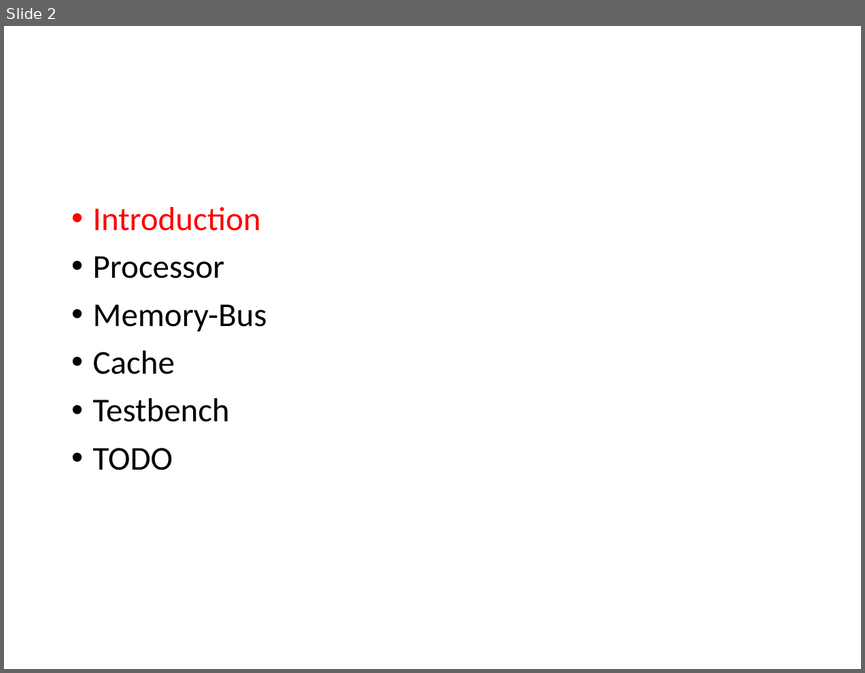
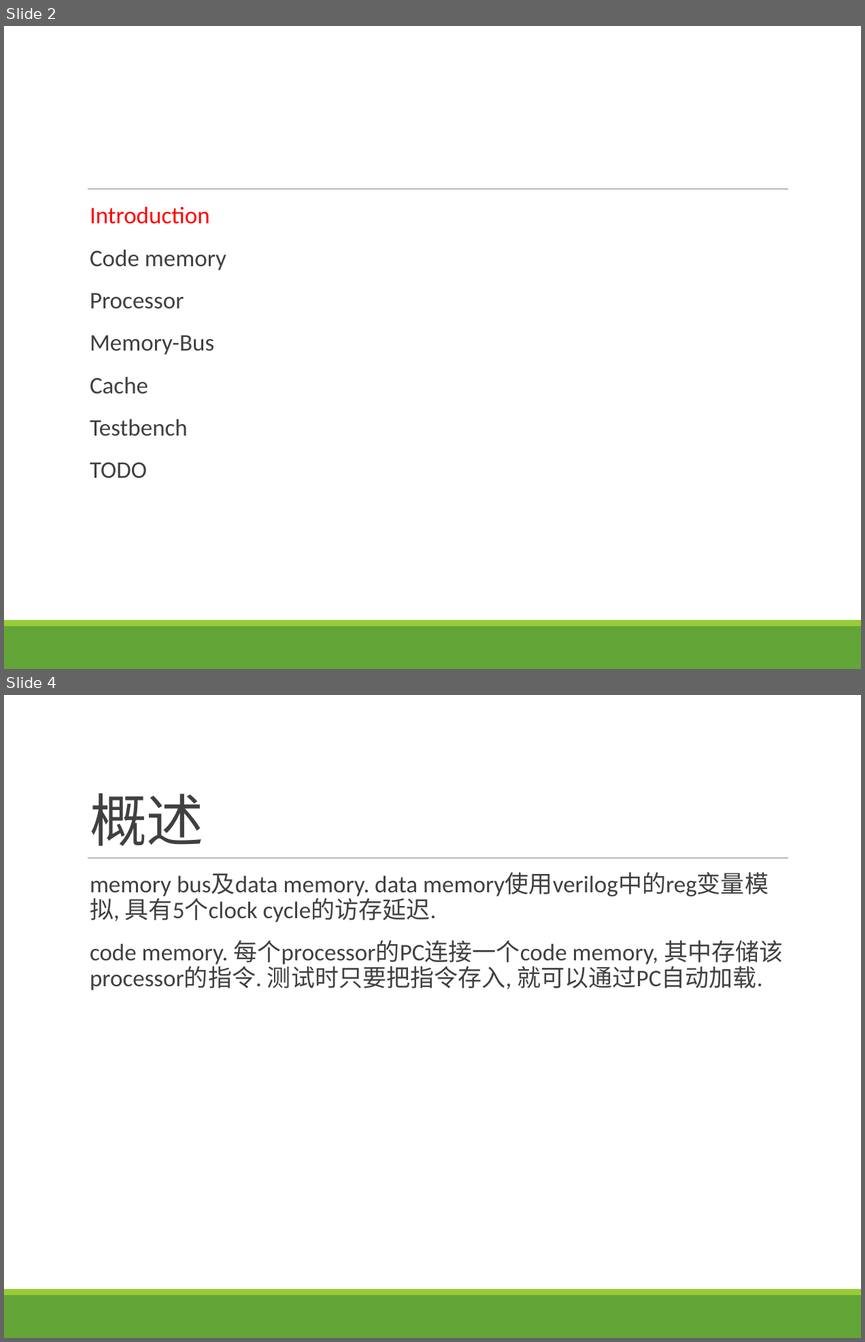
Before and after one commit to Alaya-in-Matrix/fudanCourseProjectParallelYu, a slide deck: cachePresentation.pptx. Shown one above the other, each under a label of ours: slide 2 before the commit, slides 2 and 4 after it; the slides between them are not shown. The pictures are 865x673 and 865x1342 pixels, drawn with LibreOffice and Linux fonts; fonts in the diff are those of the drawing. Boxes give left, top, right and bottom in pixels: in the first picture for what was removed or moved away, otherwise in the second. Text is boxed around its words. In the diff, an @@ line names an element or a change of style, - is before the commit and + after.

```diff
--- a/cachePresentation.pptx
+++ b/cachePresentation.pptx
@@ slide 4 added at bbox=[4, 695, 861, 1338], background #FFFFFF; not listed: 3 template elements that a slide beside it also shows @@
@@ title added at bbox=[90, 793, 203, 846], 48 pt, text #404040 @@
+概述
@@ text added at bbox=[90, 873, 783, 990], 20 pt, text #404040 @@
+  memory bus及data memory. data memory使用verilog中的reg变量模拟, 具有5个clock cycle的访存延迟.
+  code memory. 每个processor的PC连接一个code memory, 其中存储该processor的指令. 测试时只要把指令存入, 就可以通过PC自动加载.
@@ slide 2 changed as well @@
@@ line added from (88, 189) to (788, 189), #808080 0.5 pt @@
@@ text at bbox=[90, 206, 214, 478]: size 28 to 20 pt in "Introduction", "Processor", "Memory-Bus", "Cache" and 2 more places; text colour #000000 to #404040 in "Processor", "Memory-Bus", "Cache", "Testbench" and 1 more places; bullet • to  ; more space between paragraphs @@
@@ text at bbox=[90, 249, 226, 270]: paragraph added @@
+  Code memory
@@ rectangle added at bbox=[4, 626, 861, 669], fill #63A537 @@
@@ rectangle added at bbox=[4, 620, 861, 626], fill #99CB38 @@
```
Also in this commit, not shown: 2 other slides changed, 39 other slides added, 3 slides removed, 17 other files.
